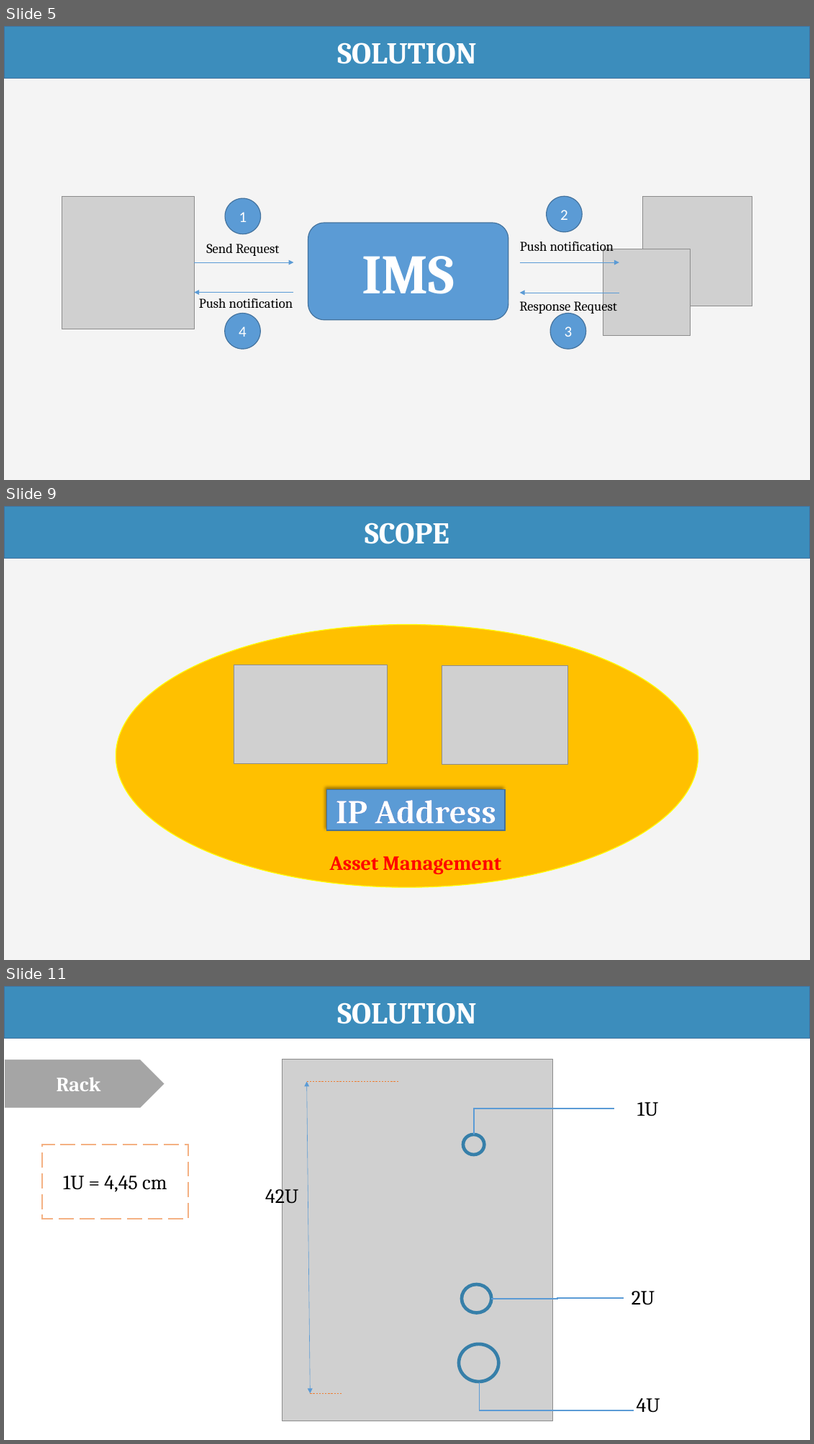
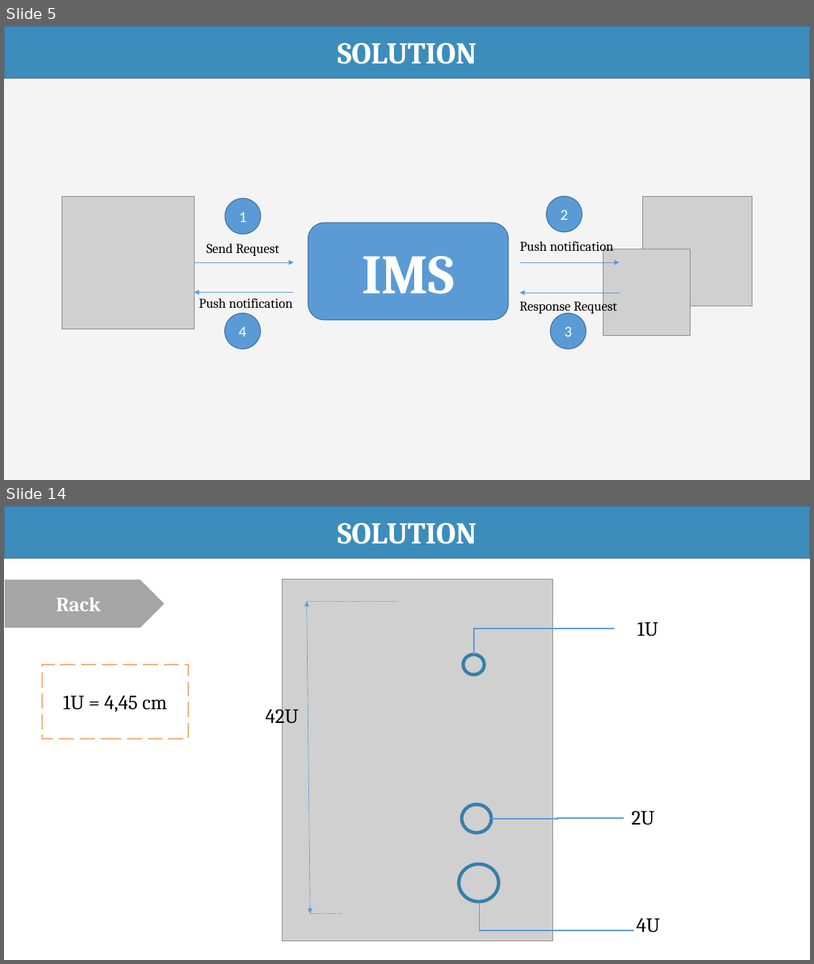
Before and after one commit to haltt051093/IMS-datacenter, a slide deck: Document/Presentation/IMS_20160413_Presentation.pptx. Shown one above the other, each under a label of ours: slides 5, 9 and 11 before the commit, slides 5 and 14 after it; the slides between them are not shown. The pictures are 814x1444 and 814x964 pixels, drawn with LibreOffice and Linux fonts; fonts in the diff are those of the drawing; grey boxes stand for pictures. Boxes give left, top, right and bottom in pixels: in the first picture for what was removed or moved away, otherwise in the second. Text is boxed around its words. In the diff, an @@ line names an element or a change of style, - is before the commit and + after.

```diff
--- a/Document/Presentation/IMS_20160413_Presentation.pptx
+++ b/Document/Presentation/IMS_20160413_Presentation.pptx
@@ slide 9 removed at <box>4,506,810,960</box>, background #F4F4F4 @@
@@ rectangle removed at <box>4,506,810,558</box> @@
-SCOPE
@@ ellipse removed at <box>116,625,699,887</box> @@
@@ picture removed at <box>234,665,388,764</box> @@
@@ picture removed at <box>442,665,568,764</box> @@
@@ rectangle removed at <box>327,789,505,830</box> @@
-IP Address
@@ subtitle removed at <box>330,856,502,874</box> @@
-Asset Management
@@ what was slide 11 is now slide 14 @@
```
Also in this commit, not shown: 8 slides changed, 2 slides added, 3 other files.
